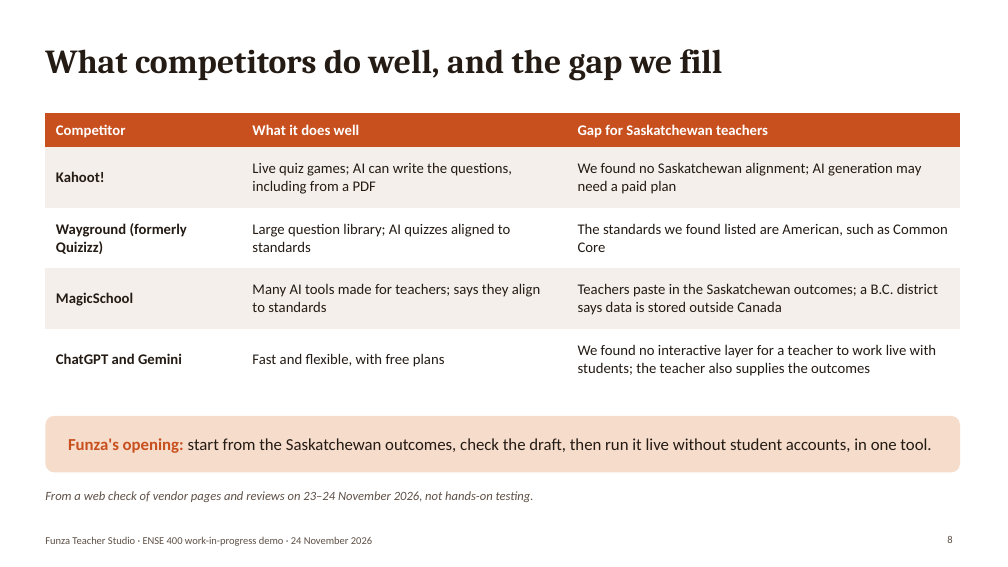
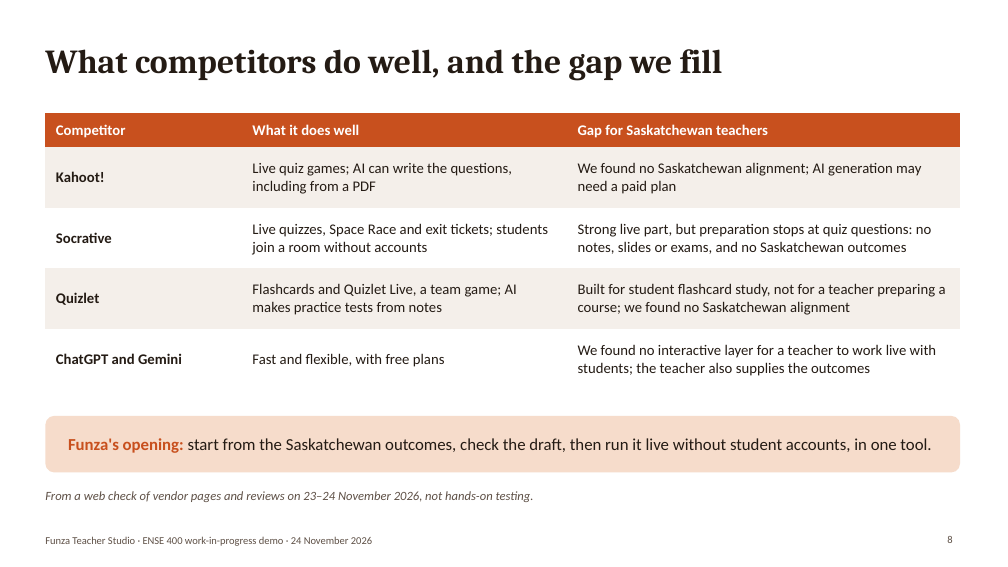
Before and after one commit to Binborg1/Final-2027, a slide deck: slide 8 of docs/06_presentations/01_work_in_progress_demo/01_work_in_progress_demo.pptx. Drawn at 1008x567 pixels with LibreOffice and Linux fonts; fonts in the diff are those of the drawing. Boxes give left, top, right and bottom in pixels: in the first picture for what was removed or moved away, otherwise in the second. Text is boxed around its words. In the diff, an @@ line names an element or a change of style, - is before the commit and + after.

Commit message:
teacher studio 2

```diff
--- a/docs/06_presentations/01_work_in_progress_demo/01_work_in_progress_demo.pptx
+++ b/docs/06_presentations/01_work_in_progress_demo/01_work_in_progress_demo.pptx
@@ table at (45, 113, 960, 380) @@
-row 3: Wayground (formerly Quizizz) | Large question library; AI quizzes aligned to standards | The standards we found listed are American, such as Common Core
+row 3: Socrative | Live quizzes, Space Race and exit tickets; students join a room without accounts | Strong live part, but preparation stops at quiz questions: no notes, slides or exams, and no Saskatchewan outcomes
-row 4: MagicSchool | Many AI tools made for teachers; says they align to standards | Teachers paste in the Saskatchewan outcomes; a B.C. district says data is stored outside Canada
+row 4: Quizlet | Flashcards and Quizlet Live, a team game; AI makes practice tests from notes | Built for student flashcard study, not for a teacher preparing a course; we found no Saskatchewan alignment
```
Also in this commit, not shown: 1 other slide changed, 6 other files.
